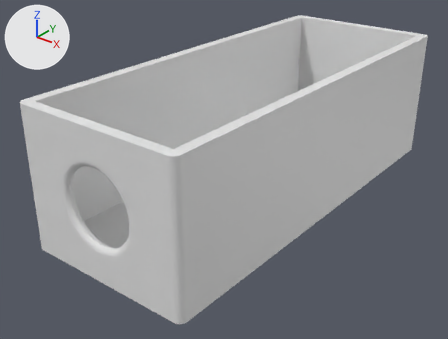
A saved change to the Blender file Upgrades/Voltage-Reg-Cover/case-modded.blend.
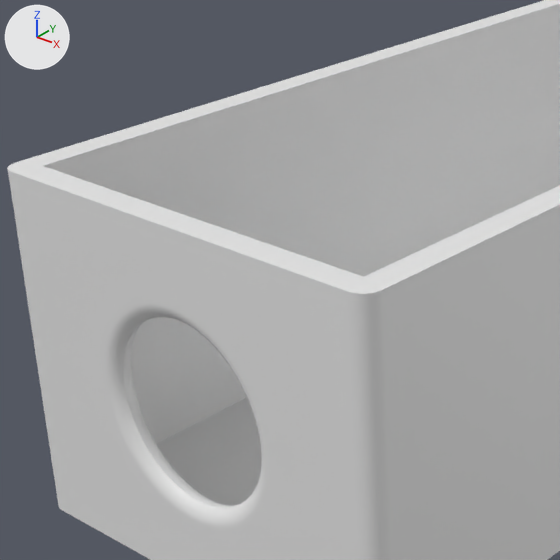
The first picture shows the older version from a camera (50 mm lens) standing at (54.0, -63.9, 35.4) and looking at (2.8, 0.1, -4.3). The close-ups show both versions on the part from 4% to 58% of the width and 9% to 80% of the height of that picture; other places that the commit changed are outside them. The lights are fixed; the arrows at upper left show +X, +Y and +Z.

Script lines for the objects in view, before the commit:
```python
me_lm2596scase = bpy.data.meshes.new('lm2596sCase')
me_lm2596scase.from_pydata(...)  # 2565 vertices, 5118 faces; spans x -7.7..17.3, y -25.5..35.5, z -9.0..11.0
ob_lm2596scase = bpy.data.objects.new('lm2596sCase', me_lm2596scase)
ob_lm2596scase.location = (0.0, 0.0, 0.0)
```
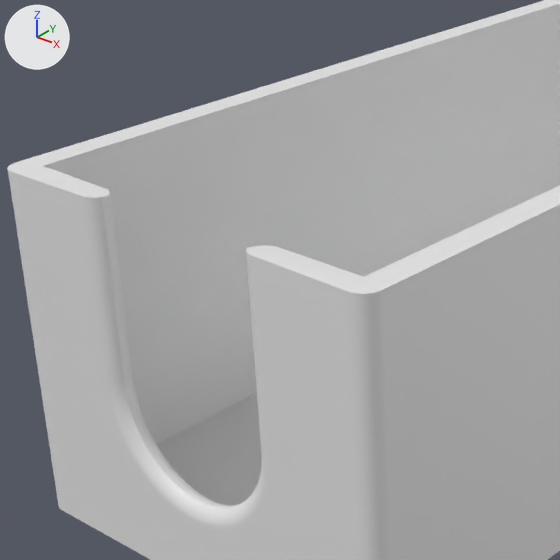
The change, as a diff of the scene's bpy script:
```diff
--- a/Upgrades/Voltage-Reg-Cover/case-modded.blend.py
+++ b/Upgrades/Voltage-Reg-Cover/case-modded.blend.py
@@ me_lm2596scase @@
 # used by ob_lm2596scase; location = (0.0, 0.0, 0.0)
-me_lm2596scase.from_pydata(...)  # 2565 vertices, 5118 faces; spans x -7.7..17.3, y -25.5..35.5, z -9.0..11.0
+me_lm2596scase.from_pydata(...)  # 1531 vertices, 2967 faces; spans x -7.7..17.3, y -25.5..35.5, z -9.0..11.1
+# me_lm2596scase part 1: 1020 vertices removed from x -1.1..10.8, y -25.5..-24.0, z 1.2..7.0; 36 vertices added at x -1.1..10.8, y -25.5..-24.0, z 10.9..11.1
```

What differs and where, as boxes (x1, y1, x2, y2) in the close-ups (560 x 560 px):
part 1 of me_lm2596scase, cut back: before (12, 172, 348, 457); after (12, 166, 363, 457)
